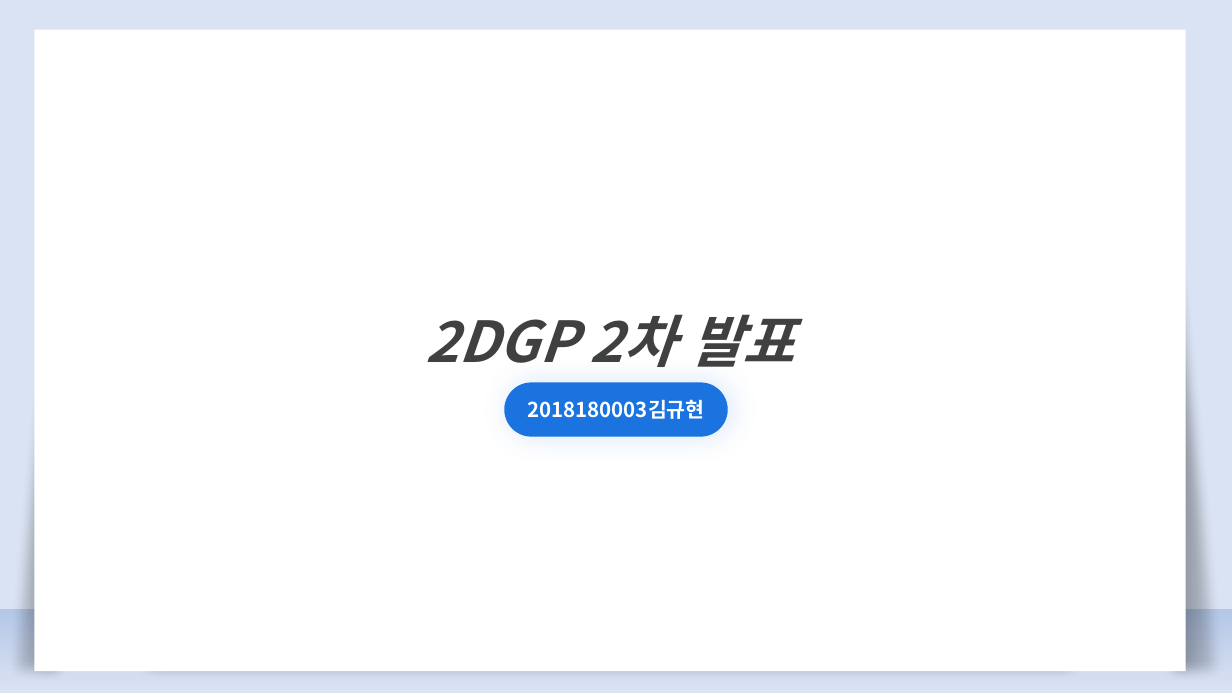
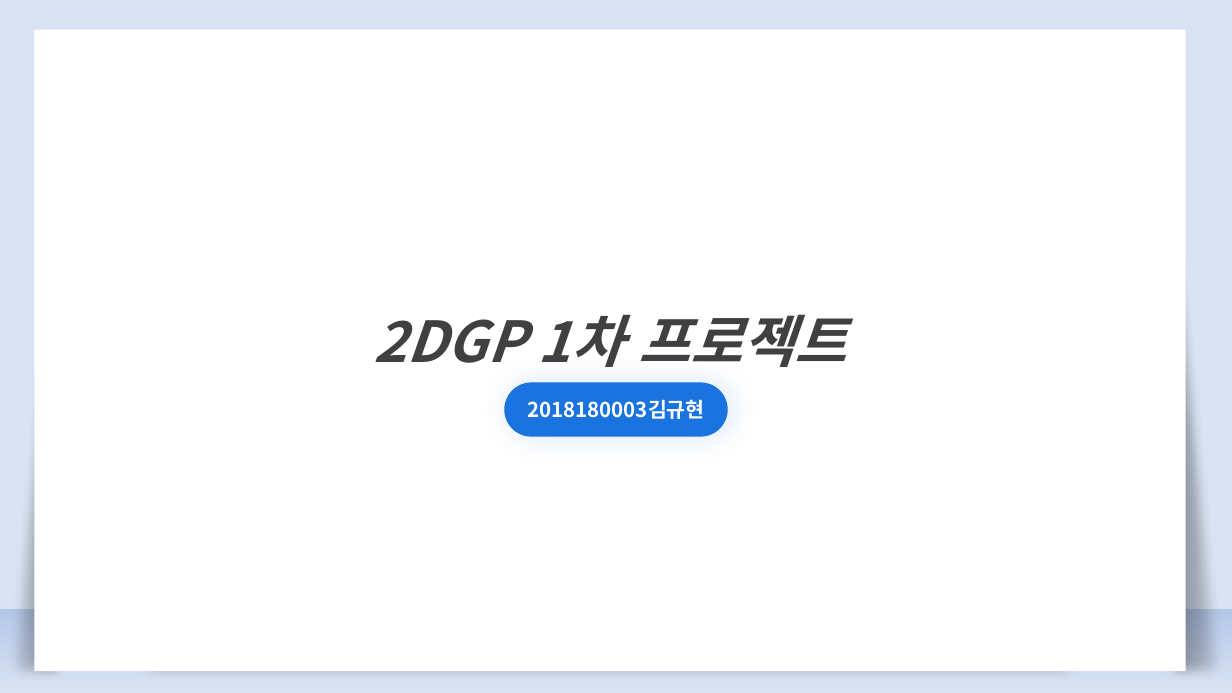
Before and after one commit to kimkyuhi/make-game, a slide deck: slide 1 of 발표/2DGP 게임 계획발표01.pptx. Drawn at 1232x693 pixels with LibreOffice and Linux fonts; fonts in the diff are those of the drawing. Boxes give left, top, right and bottom in pixels: in the first picture for what was removed or moved away, otherwise in the second. Text is boxed around its words. In the diff, an @@ line names an element or a change of style, - is before the commit and + after.

```diff
--- a/발표/2DGP 게임 계획발표01.pptx
+++ b/발표/2DGP 게임 계획발표01.pptx
@@ text in rectangle at (373,314,847,367): text changed @@
-2DGP 2차 발표
+2DGP 1차 프로젝트
```
Also in this commit, not shown: 4 other slides changed, 1 slide added, 1 slide removed, 3 other files.
